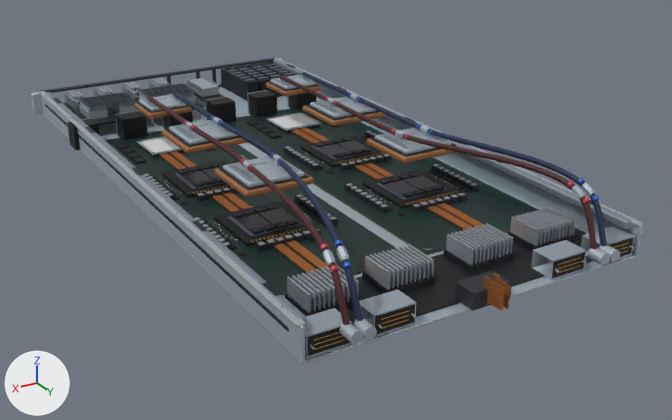
The Blender file tools/blender/compute-tray-gb300.blend as it was, and as the next commit left it.
Rendered twice from a 50 mm camera at (0.575, 1.1, 0.474) aimed at (-0.042, 0.071, -0.041). Lighting does not change. The marker at lower left points along +X, +Y and +Z. The older version comes first.

In view in the first picture: 'Folded outer wall', 'Folded outer wall.001', 'Formed aluminum chassis', 'REFERENCE_tray-gb300_0012', 'REFERENCE_tray-gb300_0013', 'REFERENCE_tray-gb300_0015', 'REFERENCE_tray-gb300_0016', 'REFERENCE_tray-gb300_0017', 'REFERENCE_tray-gb300_0019', 'REFERENCE_tray-gb300_0028', 'REFERENCE_tray-gb300_0033', 'REFERENCE_tray-gb300_0039', 'REFERENCE_tray-gb300_0041' and 66 more.
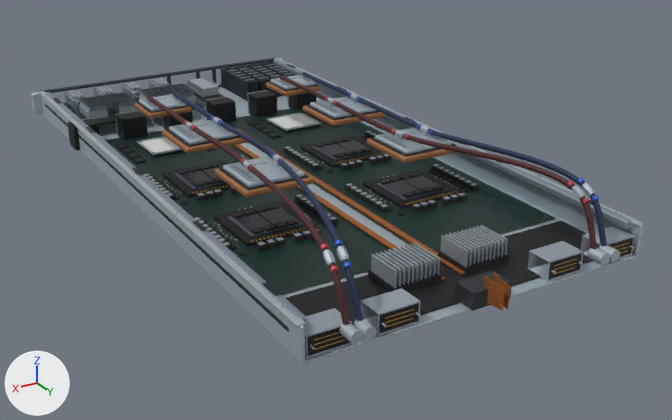
Pixel boxes [x1, y1, x2, y2] of what changed, in the pictures (672 x 420 px; the box of a moved part takes in the faces that stretch with it):
'REFERENCE_tray-gb300_0033', reshaped (13% narrower, 11% shorter): before [68, 78, 575, 313]; after [68, 78, 508, 288]
'REFERENCE_tray-gb300_0016', reshaped: before [159, 127, 486, 274]; after [234, 128, 467, 281]
part 1 of me_mesh_12_001, moved or reshaped: before [531, 240, 587, 280]; after [528, 241, 583, 281]
part 2 of me_mesh_12_001, moved or reshaped: before [360, 290, 416, 336]; after [361, 288, 420, 335]
part 3 of me_mesh_16_001, added: after [237, 128, 467, 275]
part 4 of me_mesh_16_001, added: after [234, 144, 445, 281]
part 5 of me_mesh_16_001, deleted (mostly hidden): before [300, 127, 486, 227]
part 6 of me_mesh_16_001, deleted (mostly hidden): before [291, 129, 474, 230]
part 7 of me_mesh_16_001, deleted (mostly hidden): before [170, 151, 329, 270]
part 8 of me_mesh_16_001, deleted (mostly hidden): before [159, 153, 315, 274]
part 9 of me_mesh_19_001, moved or reshaped: before [552, 252, 585, 278]; after [549, 253, 582, 279]
part 10 of me_mesh_19_001, moved or reshaped: before [375, 305, 415, 334]; after [379, 303, 419, 333]
part 11 of me_mesh_33_001, moved or reshaped: before [451, 233, 478, 264]; after [449, 233, 476, 265]
part 12 of me_mesh_33_001, moved or reshaped: before [404, 245, 430, 278]; after [441, 235, 468, 267]
part 13 of me_mesh_33_001, moved or reshaped: before [395, 247, 421, 280]; after [414, 243, 440, 275]
part 14 of me_mesh_33_001, moved or reshaped: before [382, 251, 408, 284]; after [405, 245, 431, 278]
part 15 of me_mesh_33_001, moved or reshaped: before [374, 253, 399, 287]; after [397, 247, 423, 280]
part 16 of me_mesh_33_001, moved or reshaped: before [365, 256, 390, 290]; after [384, 250, 410, 284]
part 17 of me_mesh_33_001, moved or reshaped: before [336, 265, 359, 292]; after [376, 253, 401, 286]
part 18 of me_mesh_33_001, deleted: before [223, 158, 575, 313]
part 19 of me_mesh_33_001, moved or reshaped: before [369, 224, 509, 288]; after [372, 225, 508, 287]

Diff of the bpy script that builds the scene:
```diff
--- a/tools/blender/compute-tray-gb300.blend.py
+++ b/tools/blender/compute-tray-gb300.blend.py
@@ me_mesh_12_001 @@
 me_mesh_12_001.from_pydata(...)  # 128 vertices, 240 faces; spans x -0.215..0.215, y -0.447..0.446, z 0.003..0.031
 # used by ob_reference_tray_gb300_0012; parent = ob_technical_layout_reference_tray_gb300; location = (0.0, 0.0, 0.0)
+# me_mesh_12_001 part 1: the loose piece of 24 vertices spanning x -0.14..-0.09, y 0.414..0.446, z 0.003..0.027 is moved by (0.005, 0.0, 0.0)
+# me_mesh_12_001 part 2: the loose piece of 24 vertices spanning x 0.09..0.14, y 0.414..0.446, z 0.003..0.027 is moved by (-0.005, 0.0, 0.0)
 me_mesh_12_001.materials.append(mat_physical_12_001)
@@ me_mesh_16_001 @@
 # used by ob_reference_tray_gb300_0016; parent = ob_technical_layout_reference_tray_gb300; location = (0.0, 0.0, 0.0)
-me_mesh_16_001.from_pydata(...)  # 32 vertices, 48 faces; spans x -0.116..0.132, y -0.17..0.35, z 0.006..0.008
+me_mesh_16_001.from_pydata(...)  # 16 vertices, 24 faces; spans x -0.019..0.019, y -0.195..0.39, z 0.006..0.008
+# me_mesh_16_001 part 3: a new loose piece, a box spanning x -0.019..-0.011, y -0.195..0.39, z 0.006..0.008, in mat_physical_16_001 (orange #b87543)
+# me_mesh_16_001 part 4: a new loose piece, a box spanning x 0.011..0.019, y -0.195..0.39, z 0.006..0.008, in mat_physical_16_001 (orange #b87543)
+# me_mesh_16_001 part 5: the loose piece of 8 vertices spanning x -0.116..-0.104, y -0.17..0.35, z 0.006..0.008 is deleted
+# me_mesh_16_001 part 6: the loose piece of 8 vertices spanning x -0.1..-0.088, y -0.17..0.35, z 0.006..0.008 is deleted
+# me_mesh_16_001 part 7: the loose piece of 8 vertices spanning x 0.104..0.116, y -0.17..0.35, z 0.006..0.008 is deleted
+# me_mesh_16_001 part 8: the loose piece of 8 vertices spanning x 0.12..0.132, y -0.17..0.35, z 0.006..0.008 is deleted
 me_mesh_16_001.materials.append(mat_physical_16_001)
@@ me_mesh_19_001 @@
 me_mesh_19_001.from_pydata(...)  # 240 vertices, 360 faces; spans x -0.213..0.213, y -0.397..0.446, z 0.005..0.026
 # used by ob_reference_tray_gb300_0019; parent = ob_technical_layout_reference_tray_gb300; location = (0.0, 0.0, 0.0)
+# me_mesh_19_001 part 9: the loose piece of 8 vertices spanning x -0.138..-0.092, y 0.414..0.446, z 0.005..0.025 is moved by (0.005, 0.0, 0.0)
+# me_mesh_19_001 part 10: the loose piece of 8 vertices spanning x 0.092..0.138, y 0.414..0.446, z 0.005..0.025 is moved by (-0.005, 0.0, 0.0)
 me_mesh_19_001.materials.append(mat_physical_19_001)
@@ me_mesh_33_001 @@
 # used by ob_reference_tray_gb300_0033; parent = ob_technical_layout_reference_tray_gb300; location = (0.0, 0.0, 0.0)
-me_mesh_33_001.from_pydata(...)  # 1184 vertices, 1776 faces; spans x -0.186..0.186, y -0.441..0.388, z 0.012..0.038
+me_mesh_33_001.from_pydata(...)  # 976 vertices, 1464 faces; spans x -0.186..0.186, y -0.441..0.388, z 0.012..0.038
+# me_mesh_33_001 part 11: the loose piece of 8 vertices spanning x -0.034..-0.032, y 0.342..0.388, z 0.013..0.033 is moved by (0.002, 0.0, 0.0)
+# me_mesh_33_001 part 12: the loose piece of 8 vertices spanning x 0.032..0.034, y 0.342..0.388, z 0.013..0.033 is moved by (-0.052, 0.0, 0.0)
+# me_mesh_33_001 part 13: the loose piece of 8 vertices spanning x 0.043..0.045, y 0.342..0.388, z 0.013..0.033 is moved by (-0.025, 0.0, 0.0)
+# me_mesh_33_001 part 14: the loose piece of 8 vertices spanning x 0.06..0.062, y 0.342..0.388, z 0.013..0.033 is moved by (-0.03, 0.0, 0.0)
+# me_mesh_33_001 part 15: the loose piece of 8 vertices spanning x 0.071..0.073, y 0.342..0.388, z 0.013..0.033 is moved by (-0.03, 0.0, 0.0)
+# me_mesh_33_001 part 16: the loose piece of 8 vertices spanning x 0.082..0.084, y 0.342..0.388, z 0.013..0.033 is moved by (-0.025, 0.0, 0.0)
+# me_mesh_33_001 part 17: the loose piece of 8 vertices spanning x 0.121..0.123, y 0.342..0.388, z 0.013..0.033 is moved by (-0.053, 0.0, 0.0)
+# me_mesh_33_001 part 18: 26 loose pieces with 208 vertices, spanning x -0.179..0.179, y 0.038..0.388, z 0.012..0.033, are deleted
+# me_mesh_33_001 part 19: 48 vertices moved from x -0.078..0.078, y 0.342..0.388, z 0.013..0.033 to x -0.074..0.074, y 0.342..0.388, z 0.013..0.033
+# other edits to the shape of me_mesh_33_001 do not show in these pictures
 me_mesh_33_001.materials.append(mat_physical_27_001)
```
